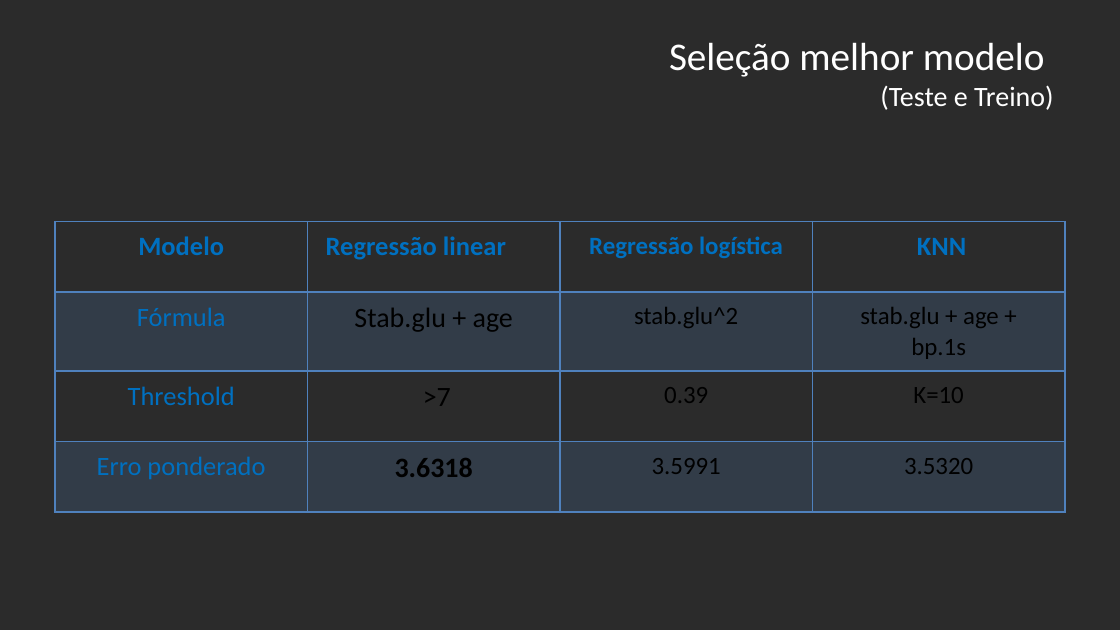
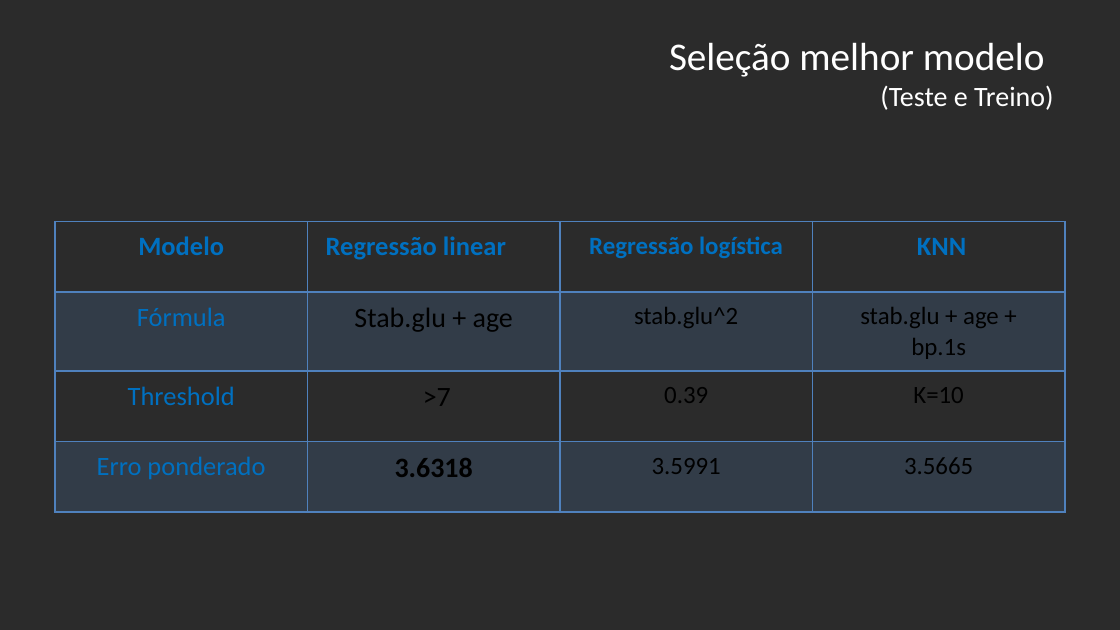
Before and after one commit to josepferreira/aa1-cd, a slide deck: slide 14 of apresentacao.pptx. Drawn at 1120x630 pixels with LibreOffice and Linux fonts; fonts in the diff are those of the drawing; background and template pictures are left out; a plain dark background stands for a picture behind light text. Boxes give left, top, right and bottom in pixels: in the first picture for what was removed or moved away, otherwise in the second. Text is boxed around its words. In the diff, an @@ line names an element or a change of style, - is before the commit and + after.

```diff
--- a/apresentacao.pptx
+++ b/apresentacao.pptx
@@ table at box(55, 222, 1063, 512) @@
-row 4, column 4: 3.5320
+row 4, column 4: 3.5665
```
Also in this commit, not shown: 1 other slide changed, 1 slide added, 1 slide removed.
